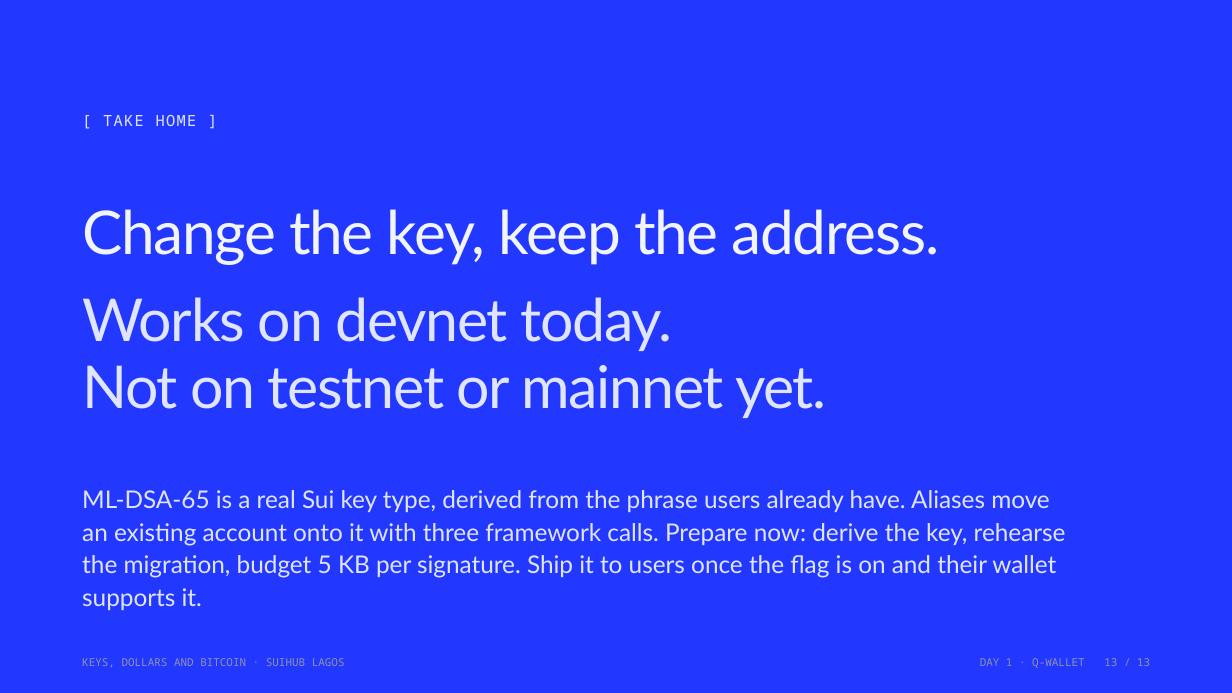
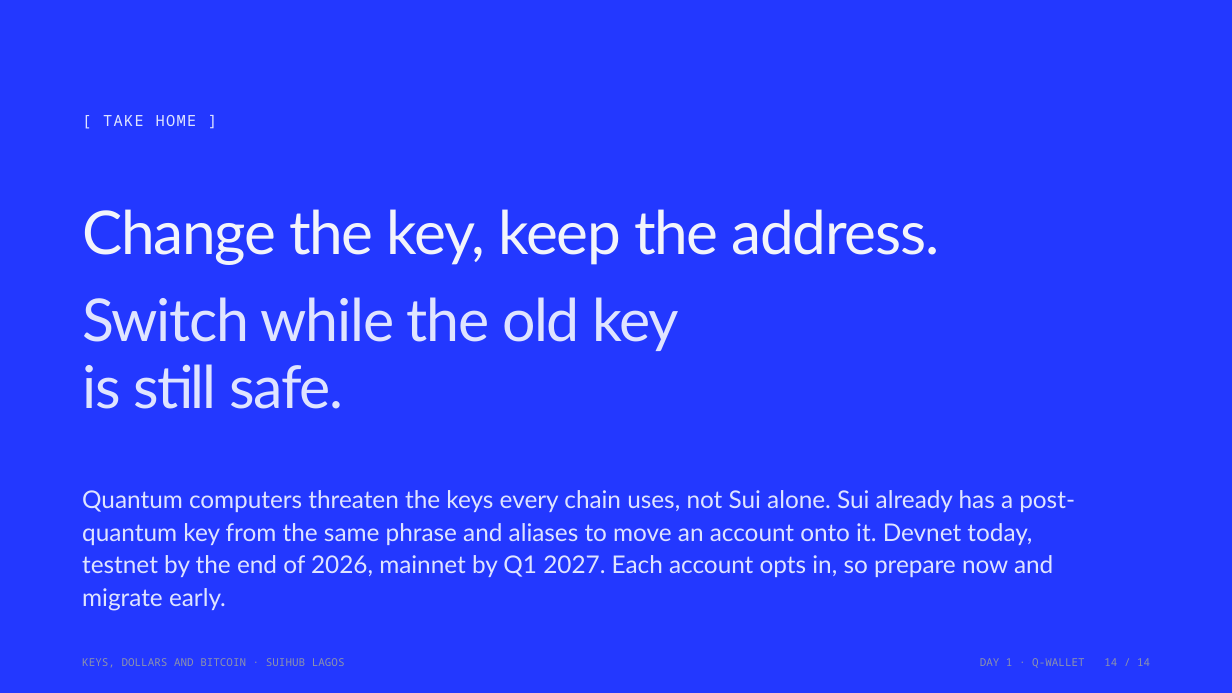
Before and after one commit to Nuel-osas/day1-quantum-safe-wallet, a slide deck: slide 14 of teaching/Day1_Quantum_Safe_Sui.pptx (slide 13 before the commit). Drawn at 1232x693 pixels with LibreOffice and Linux fonts; fonts in the diff are those of the drawing. Boxes give left, top, right and bottom in pixels: in the first picture for what was removed or moved away, otherwise in the second. Text is boxed around its words. In the diff, an @@ line names an element or a change of style, - is before the commit and + after.

```diff
--- a/teaching/Day1_Quantum_Safe_Sui.pptx
+++ b/teaching/Day1_Quantum_Safe_Sui.pptx
@@ text at bbox=[82, 297, 678, 409]: text changed @@
-Works on devnet today.
-Not on testnet or mainnet yet.
+Switch while the old key
+is still safe.
@@ text at bbox=[82, 490, 1075, 611]: text changed @@
-ML-DSA-65 is a real Sui key type, derived from the phrase users already have. Aliases move an existing account onto it with three framework calls. Prepare now: derive the key, rehearse the migration, budget 5 KB per signature. Ship it to users once the flag is on and their wallet supports it.
+Quantum computers threaten the keys every chain uses, not Sui alone. Sui already has a post-quantum key from the same phrase and aliases to move an account onto it. Devnet today, testnet by the end of 2026, mainnet by Q1 2027. Each account opts in, so prepare now and migrate early.
@@ text at bbox=[980, 658, 1150, 668]: text changed @@
-DAY 1 · Q-WALLET 13 / 13
+DAY 1 · Q-WALLET 14 / 14
```
Also in this commit, not shown: 7 other slides changed, 6 slides added, 5 slides removed, 4 other files.
